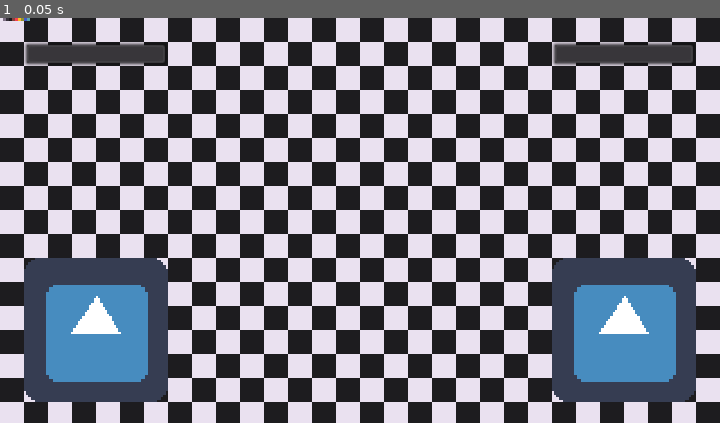
Above: before the commit, frame 1.
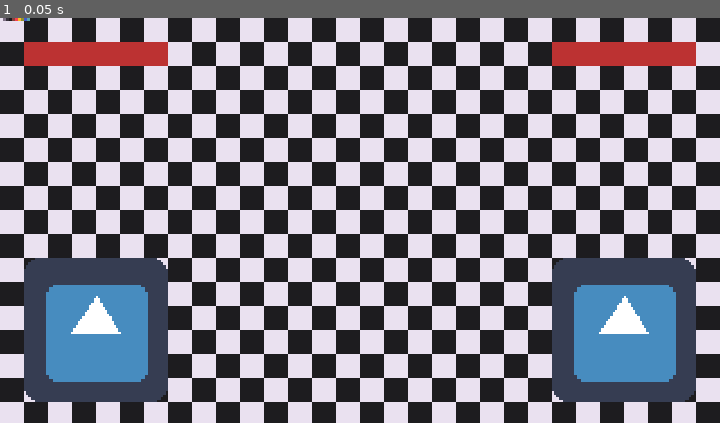
Above: after the commit, the same moment.

Repository: PixelDud/LTRO-1-Game
Game: Godot game, scene res://main.tscn
The game is run twice, just before and just after one commit, with the same random seed, the same clock (stepped at 60 frames per second) and the same inputs. The engine's default icon, where the game draws it, is replaced by a stand-in: a white triangle on a blue panel in a dark square.
Inputs:
- Up to frame 1 (0.05 s): no input

The runs differ from the first frame. In frame 1, 2.4% of the frame differs, in the area x 3-97%, y 5-12%.
Error before the commit: Parse Error: The method "get_collider" isn't declared in the current class. (res://Scripts/playerController.gd:84)

Commit message:
Dash fixes

Diff:
--- a/Scripts/playerController.gd
+++ b/Scripts/playerController.gd
@@ -3,12 +3,12 @@
 var velocity = Vector2.ZERO
 
 export var playerNumber = 0
+export var health = 100
 export var moveSpeed = 60
-export var health = 100
-export var rightDash = 0
-export var leftDash = 0
-export var canDash = true
-export var hitby = "nothing"
+export var backSpeed = 30
+var rightDash = 0
+var leftDash = 0
+var canDash = true
 
 # up = "p" + str(playerNumber) + "Up"
 # down = "p" + str(playerNumber) + "Down"
@@ -20,8 +20,6 @@
 
 onready var healthBar = get_parent().get_node("p" + str(playerNumber) + "Health")
 onready var dashAudioCue = $dashAudioCue
-onready var commandTimer = $commandTimer
-onready var dashTimeout = $dashTimeout
 
 func _physics_process(_delta):
 	getHitCheck()
@@ -47,12 +45,16 @@
 		velocity.x = 0
 	elif Input.is_action_pressed("p" + str(playerNumber) + "Left"):
 		print("Left!")
-		moveSpeed = 30
-		velocity.x -= moveSpeed
+		if (playerNumber == 2):
+			velocity.x -= moveSpeed
+		else:
+			velocity.x -= backSpeed
 	elif Input.is_action_pressed("p" + str(playerNumber) + "Right"):
 		print("Right!")
-		moveSpeed = 60
-		velocity.x += moveSpeed
+		if (playerNumber == 2):
+			velocity.x += backSpeed
+		else:
+			velocity.x += moveSpeed
 	else:
 		velocity.x = 0
 
@@ -60,29 +62,27 @@
 #ok so the dash is jank but it kind of works, just need to figure out a way to make it so the dash is smooth not teleporting
 func command_input():
 	if Input.is_action_just_pressed("p" + str(playerNumber) + "Right") :
-		commandTimer.start()
+		# commandTimer start
 		rightDash += 1
 	elif Input.is_action_just_pressed("p" + str(playerNumber) + "Left"):
-		commandTimer.start()
+		# commandTimer start
 		leftDash += 1
 	if rightDash >= 2 and canDash:
-		dashTimeout.start()
-		dashAudioCue.play()
+		# dashTimeout start
 		position.x += 50
-		print("dash")
+		print("Dash!")
 		rightDash = 0
 		canDash = false
 	if leftDash >= 2 and canDash:
-		dashTimeout.start()
-		dashAudioCue.play()
+		# dashTimeout start
 		position.x -= 30
-		print("dash")
+		print("Dash!")
 		leftDash = 0
 		canDash = false
 
 func getHitCheck():
-	hitby = get_collider()
-
+	# use areas instead
+	pass
 
 #timers section down here
 func _on_Commandtimer_timeout():
--- a/main.tscn
+++ b/main.tscn
@@ -1,32 +1,32 @@
-[gd_scene load_steps=6 format=2]
+[gd_scene load_steps=5 format=2]
 
 [ext_resource path="res://Prefabs/Player.tscn" type="PackedScene" id=1]
 [ext_resource path="res://Assets/Images/Backgrounds/template.png" type="Texture" id=2]
-[ext_resource path="res://Assets/Sounds/SFX/testdashsound1.wav" type="AudioStream" id=3]
 
-[sub_resource type="CircleShape2D" id=2]
+[sub_resource type="RectangleShape2D" id=3]
 
-[sub_resource type="StyleBoxFlat" id=1]
+[sub_resource type="StyleBoxFlat" id=2]
 bg_color = Color( 0.737255, 0.196078, 0.196078, 1 )
 
 [node name="World" type="Node2D"]
+
+[node name="Background" type="Sprite" parent="."]
+texture = ExtResource( 2 )
+centered = false
 
 [node name="hitBoxTesting" type="Area2D" parent="."]
 position = Vector2( 120.609, 110.1 )
 
 [node name="hitBox" type="CollisionShape2D" parent="hitBoxTesting"]
-shape = SubResource( 2 )
-
-[node name="Background" type="Sprite" parent="."]
-texture = ExtResource( 2 )
-centered = false
+position = Vector2( -0.609001, -6.1 )
+shape = SubResource( 3 )
 
 [node name="p1Health" type="ProgressBar" parent="."]
 margin_left = 8.0
 margin_top = 8.0
 margin_right = 56.0
 margin_bottom = 16.0
-custom_styles/fg = SubResource( 1 )
+custom_styles/fg = SubResource( 2 )
 percent_visible = false
 __meta__ = {
 "_edit_use_anchors_": false
@@ -51,48 +51,7 @@
 [node name="Player" parent="." instance=ExtResource( 1 )]
 position = Vector2( 32, 104 )
 playerNumber = 1
-moveSpeed = null
-health = null
-rightDash = null
-leftDash = null
-canDash = null
-
-[node name="dashAudioCue" type="AudioStreamPlayer2D" parent="Player"]
-position = Vector2( -32, -104 )
-stream = ExtResource( 3 )
-volume_db = -8.078
-
-[node name="commandTimer" type="Timer" parent="Player"]
-wait_time = 0.17
-one_shot = true
-
-[node name="dashTimeout" type="Timer" parent="Player"]
-wait_time = 0.7
-one_shot = true
 
 [node name="Player2" parent="." instance=ExtResource( 1 )]
 position = Vector2( 208, 104 )
 playerNumber = 2
-moveSpeed = null
-health = null
-rightDash = null
-leftDash = null
-canDash = null
-
-[node name="dashAudioCue" type="AudioStreamPlayer2D" parent="Player2"]
-position = Vector2( -32, -104 )
-stream = ExtResource( 3 )
-volume_db = -8.078
-
-[node name="commandTimer" type="Timer" parent="Player2"]
-wait_time = 0.17
-one_shot = true
-
-[node name="dashTimeout" type="Timer" parent="Player2"]
-wait_time = 0.7
-one_shot = true
-
-[connection signal="timeout" from="Player/commandTimer" to="Player" method="_on_Commandtimer_timeout"]
-[connection signal="timeout" from="Player/dashTimeout" to="Player" method="_on_dashTimeout_timeout"]
-[connection signal="timeout" from="Player2/commandTimer" to="Player" method="_on_Commandtimer_timeout"]
-[connection signal="timeout" from="Player2/dashTimeout" to="Player" method="_on_dashTimeout_timeout"]
Not shown, added: Assets/Images/Playbuttonspritesheet.png.import
Not shown, added: Assets/Images/controls button sprite sheet.png.import
Not shown: 1 places in main.tscn that only renumber resources
